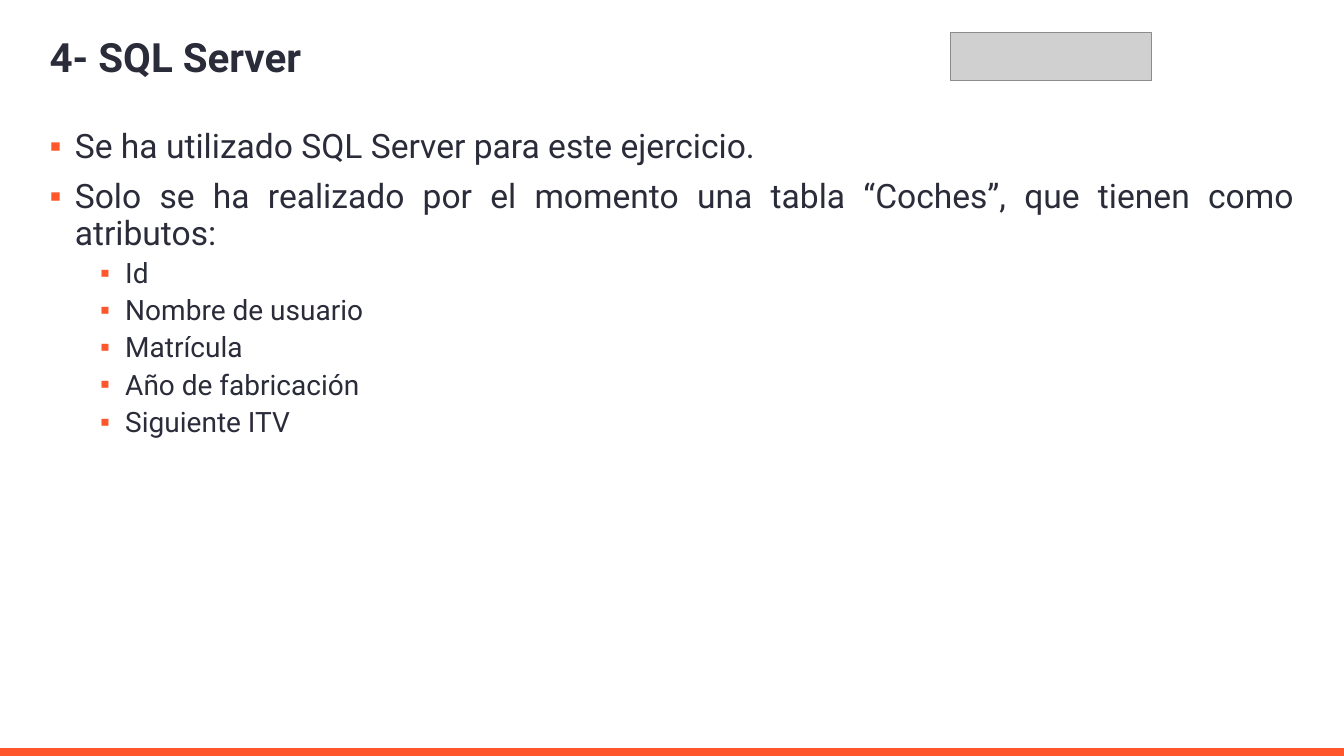
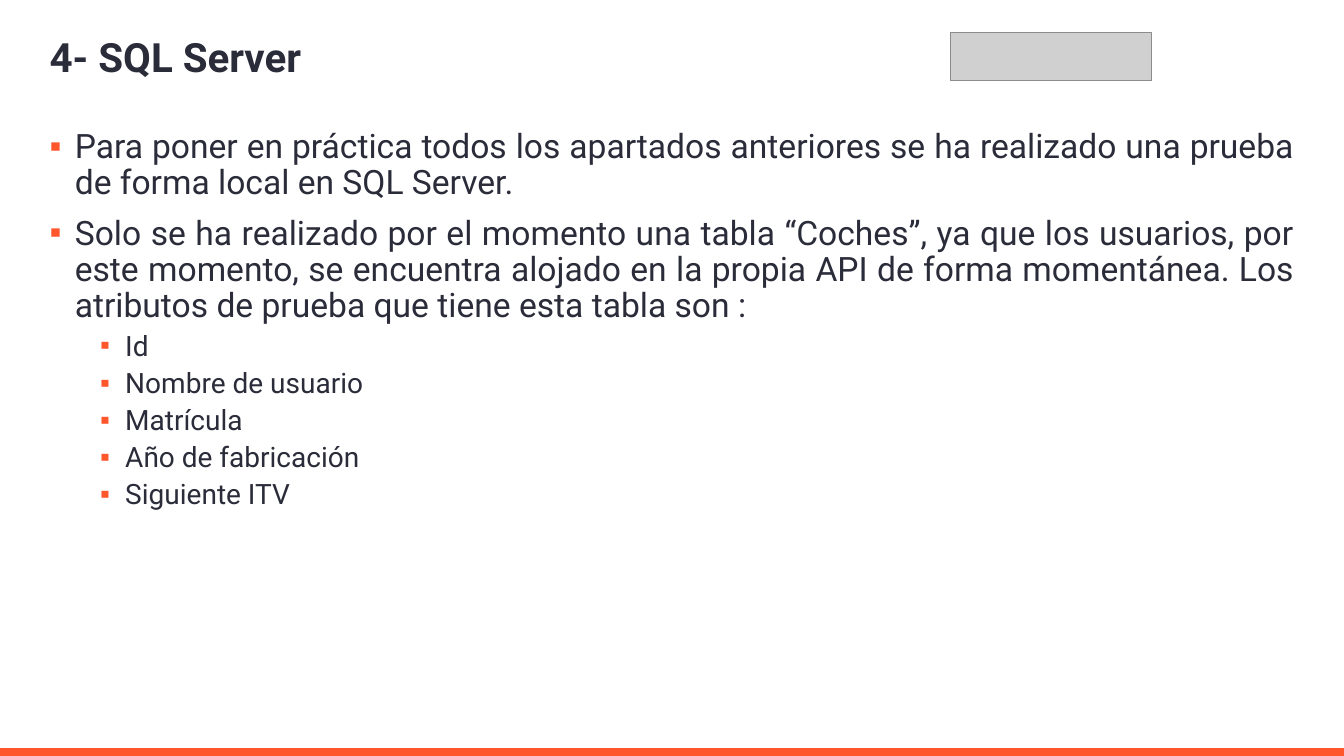
Before and after one commit to AleMedinaGarc/DotnetAPI-Practice, a slide deck: slide 9 of IniciacionDePracticasExternas.pptx. Drawn at 1344x756 pixels with LibreOffice and Linux fonts; fonts in the diff are those of the drawing; grey boxes stand for pictures; background and template pictures are left out. Boxes give left, top, right and bottom in pixels: in the first picture for what was removed or moved away, otherwise in the second. Text is boxed around its words. In the diff, an @@ line names an element or a change of style, - is before the commit and + after.

```diff
--- a/IniciacionDePracticasExternas.pptx
+++ b/IniciacionDePracticasExternas.pptx
@@ text at [75, 132, 1294, 324]: text changed @@
-▪ Se ha utilizado SQL Server para este ejercicio.
-▪ Solo se ha realizado por el momento una tabla “Coches”, que tienen como atributos:
+▪ Para poner en práctica todos los apartados anteriores se ha realizado una prueba de forma local en SQL Server.
+▪ Solo se ha realizado por el momento una tabla “Coches”, ya que los usuarios, por este momento, se encuentra alojado en la propia API de forma momentánea. Los atributos de prueba que tiene esta tabla son :
```
Also in this commit, not shown: 5 other slides changed, 2 slides added, 2 other files.
